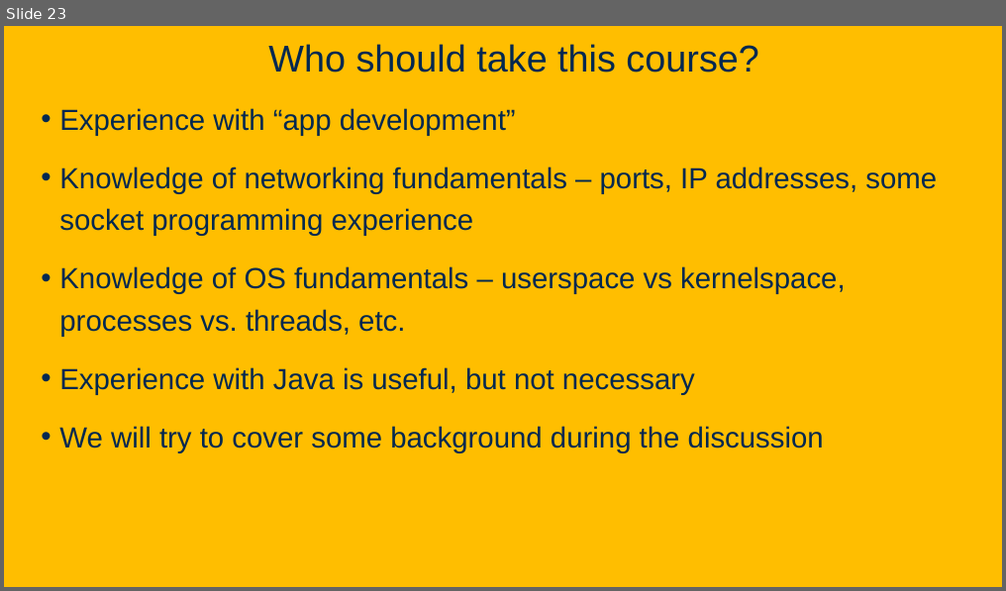
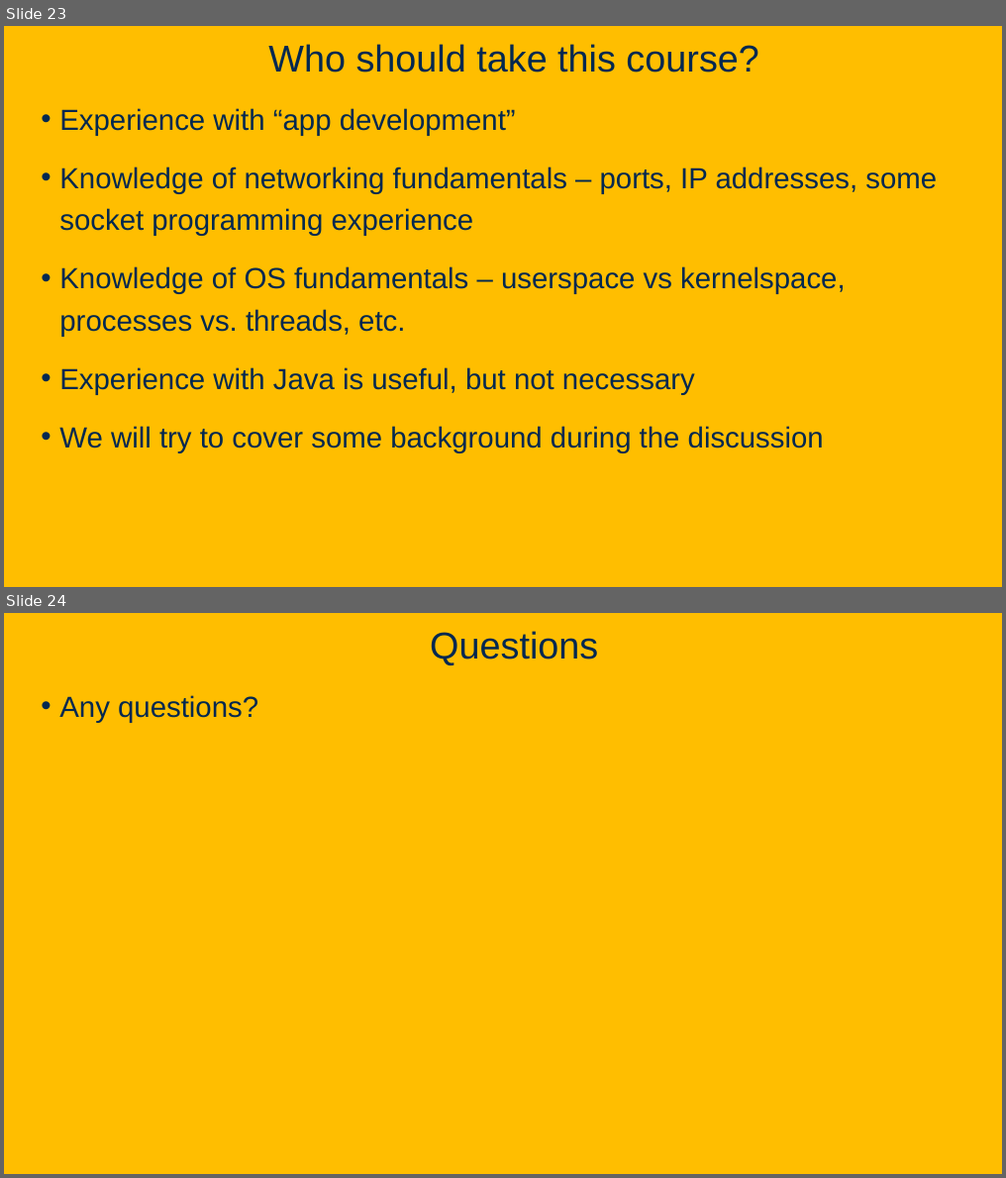
Before and after one commit to davsec-teaching/W26_ECS_160, a slide deck: slides/Intro.pptx. Shown one above the other, each under a label of ours: slide 23 before the commit, slides 23 and 24 after it. The pictures are 1006x591 and 1006x1178 pixels, drawn with LibreOffice and Linux fonts; fonts in the diff are those of the drawing; background and template pictures are left out. Boxes give left, top, right and bottom in pixels: in the first picture for what was removed or moved away, otherwise in the second. Text is boxed around its words. In the diff, an @@ line names an element or a change of style, - is before the commit and + after.

```diff
--- a/slides/Intro.pptx
+++ b/slides/Intro.pptx
@@ slide 24 added at bbox=[4, 613, 1002, 1174], background picture (left out) @@
@@ title added at bbox=[430, 631, 598, 665], 36 pt, text #022850 @@
+Questions
@@ text added at bbox=[59, 695, 258, 723], 28 pt, text #022850 @@
+• Any questions?
```
Also in this commit, not shown: 4 slides changed, 2 other files.
